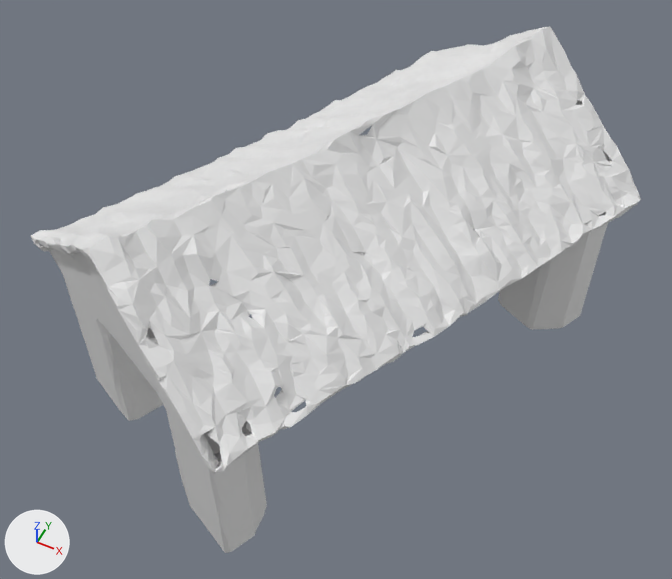
What one commit did to the glTF model data/seg01/scene/meshes/o0532.glb.
Both versions are drawn from a camera (50 mm lens) standing at (1.6, -3.27, 4.59) and looking at (0.05, -0.17, 0.72). Lighting does not change. The marker at lower left points along +X, +Y and +Z. The picture after the commit comes second. Materials are left out; every surface is plain grey. Vertices at exactly the same position are counted once.

Names of what the first picture shows: 'painted', 'roof', 'wall'.
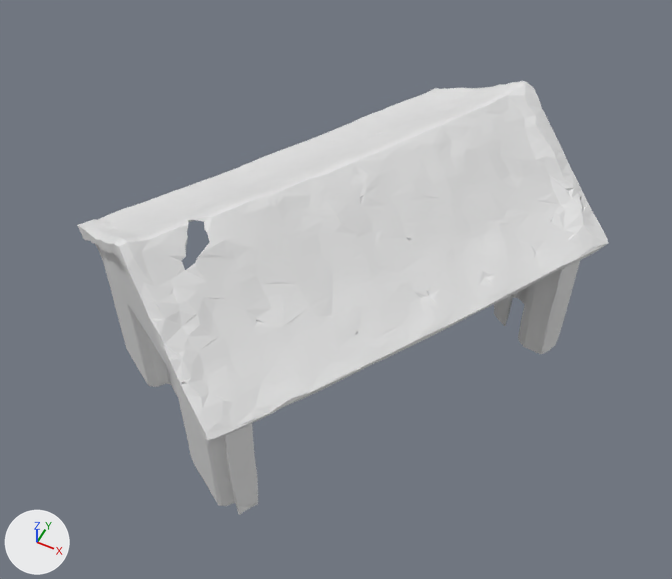
Boxes [x1, y1, x2, y2] around the edits, measured in the pictures (672 x 579 px; the box of a moved part takes in the faces that stretch with it):
'painted', reshaped (12% narrower): before [40, 107, 605, 489]; after [82, 116, 580, 483]
'roof', reshaped (13% narrower, 22% shorter): before [31, 26, 641, 471]; after [78, 81, 608, 428]
'wall', reshaped (mostly hidden): before [31, 50, 639, 553]; after [77, 188, 607, 515]
part 1 of me_painted, rebuilt (14% shorter): before [40, 113, 562, 489]; after [82, 116, 578, 440]
part 2 of me_painted, deleted: before [49, 107, 605, 436]
part 3 of me_painted, cut back: before [159, 175, 248, 187]; after [103, 118, 399, 483]
part 4 of me_painted, added: after [494, 261, 580, 354]
part 5 of me_painted, added: after [409, 312, 435, 345]
part 6 of me_roof, rebuilt (13% narrower, 25% shorter): before [31, 26, 641, 471]; after [78, 81, 608, 414]
part 7 of me_roof, deleted: before [83, 137, 518, 467]
part 8 of me_roof, cut back: after [185, 238, 448, 428]
part 9 of me_wall, deleted: before [324, 50, 592, 339]
part 10 of me_wall, moved or reshaped (mostly hidden): before [31, 88, 639, 553]; after [77, 188, 607, 515]

Edits to the bpy script that builds the scene:
```text
Change me_painted:
    used by ob_painted; location = (0.0, 0.0, 0.0)
    remove me_painted.from_pydata(...)  # 2178 vertices, 3053 faces; spans x -1.31..1.27, y -1.65..1.5, z 0.0..1.76
    add me_painted.from_pydata(...)  # 2265 vertices, 3342 faces; spans x -1.24..1.22, y -1.46..0.96, z 0.05..1.53
    me_painted part 1: the loose piece of 1750 vertices spanning x -1.31..1.14, y -1.65..0.64, z 0.16..1.76 is rebuilt with 1417 vertices and now spans x -1.24..1.22, y -1.46..0.66, z 0.05..1.53
    me_painted part 2: 28 loose pieces with 384 vertices, spanning x -1.28..1.27, y -1.48..1.5, z 0.0..1.68, are deleted
    me_painted part 3: 41 vertices removed from x -1.05..-0.33, y -0.41..-0.11, z 1.08..1.53; 661 vertices added at x -1.23..0.12, y -1.38..0.96, z 0.06..1.46
    me_painted part 4: 175 vertices added at x 0.72..1.22, y 0.42..0.81, z 0.05..0.85
    me_painted part 5: 9 vertices added at x 0.61..0.7, y -0.53..-0.33, z 0.93..1.01
    other edits to the shape of me_painted do not show in these pictures
Change me_roof:
    used by ob_roof; location = (0.0, 0.0, 0.0)
    remove me_roof.from_pydata(...)  # 2669 vertices, 3584 faces; spans x -1.41..1.41, y -1.65..1.65, z 0.01..1.76
    add me_roof.from_pydata(...)  # 2569 vertices, 3661 faces; spans x -1.33..1.33, y -1.44..1.46, z 0.06..1.53
    me_roof part 6: the loose piece of 2271 vertices spanning x -1.41..1.41, y -1.65..1.65, z 0.86..1.76 is rebuilt with 2098 vertices and now spans x -1.33..1.33, y -1.44..1.46, z 0.79..1.53
    me_roof part 7: 46 loose pieces with 298 vertices, spanning x -1.14..1.08, y -1.62..1.42, z 0.01..1.72, are deleted
    me_roof part 8: 100 vertices removed from x -0.12..1.0, y 0.67..1.35, z 0.84..0.97; 460 vertices added at x -1.19..1.15, y -1.35..1.3, z 0.06..1.46
    other edits to the shape of me_roof do not show in these pictures
Change me_wall:
    used by ob_wall; location = (0.0, 0.0, 0.0)
    remove me_wall.from_pydata(...)  # 7248 vertices, 13352 faces; spans x -1.41..1.41, y -1.63..1.65, z 0.0..1.74
    add me_wall.from_pydata(...)  # 7052 vertices, 12974 faces; spans x -1.33..1.33, y -1.46..1.46, z 0.0..1.52
    me_wall part 9: 20 loose pieces with 62 vertices, spanning x -1.19..1.21, y -1.38..1.13, z 0.6..1.69, are deleted
    me_wall part 10: 2 vertices moved within x -0.17..1.1, y -1.01..0.69, z 0.31..0.77; 7175 vertices removed from x -1.41..1.41, y -1.63..1.65, z 0.0..1.74; 7041 vertices added at x -1.33..1.33, y -1.46..1.46, z 0.0..1.52
```
